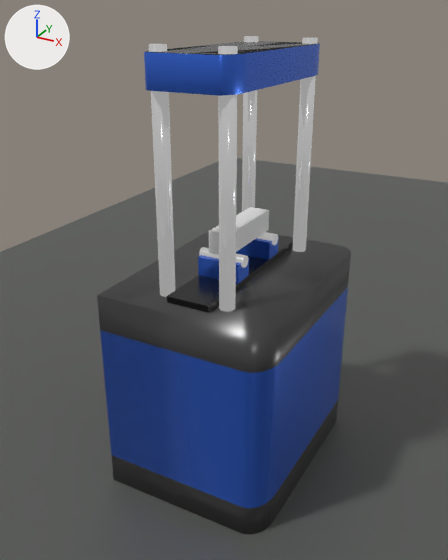
Renders of the Blender file blend/escenario-flexion.blend from each side of a commit.
Both versions are drawn from a 50 mm camera at (1.85, -0.08, 3.18) aimed at (-0.07, 3.41, 1.44). Arrows for +X, +Y and +Z are at upper left; the lights stay in place.
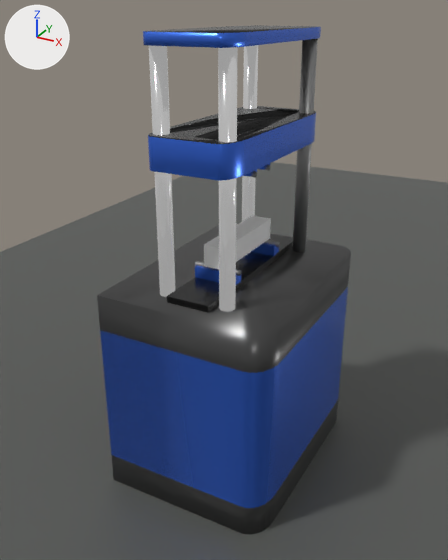
Where the newer file only moved an object's origin or applied its transform, the numbers keep the older frame.

Patch to the scene script:
```diff
--- a/blend/escenario-flexion.blend.py
+++ b/blend/escenario-flexion.blend.py
@@ me_cylinder_005 @@
 me_cylinder_005.from_pydata(...)  # 64 vertices, 34 faces; spans x -0.05..0.05, y -0.05..0.05, z -0.75..0.75
-me_cylinder_005.materials.append(mat_material_001)  # grey #8e8e8e
+me_cylinder_005.materials.append(mat_materialsoporte)  # grey #9a9a9a
@@ me_cylinder_001 @@
 me_cylinder_001.from_pydata(...)  # 64 vertices, 34 faces; spans x -0.04..0.04, y -0.04..0.04, z -0.15..0.15
 # used by ob_cylinder_001; location = (0.0, 3.277, 1.67); rotation_euler = (0.0, 1.571, 0.0), in degrees (0, 90, 0); scale = (1.0, 1.0, 1.1)
+# me_cylinder_001 part 1: the whole mesh is scaled about its middle by (0.475, 0.475, 0.167)
 me_cylinder_001.materials.append(mat_material_001)
@@ me_plane_005 @@
 # used by ob_plane_005; location = (0.0, 3.752, 1.542); scale = (1.0, 0.507, 1.0)
 # verts and faces of me_plane_005; kept vertices keep their numbers, new ones are numbered from 8
-me_plane_005.from_pydata(...)  # 8 vertices, 6 faces; spans x -0.15..0.15, y -0.15..0.15, z 0.0..0.129
-me_plane_005.materials.append(mat_material_005)  # blue #3f71e7
+me_plane_005.from_pydata(...)  # 8 vertices, 6 faces; spans x -0.1..0.1, y -0.812..-0.182, z 0.721..0.743
+# me_plane_005 part 2
+delete_vertices([*range(0, 8)])  # with the faces that use them
+# me_plane_005 part 3
+verts[8] = (-0.1, -0.812, 0.743)
+verts[9] = (-0.1, -0.182, 0.743)
+verts[10] = (-0.1, -0.182, 0.721)
+verts[11] = (-0.1, -0.812, 0.721)
+for new, old in zip([*range(12, 16)], [*range(8, 12)]): verts[new] = verts[old] + (0.2, 0.0, 0.0)
+faces += [(8, 9, 13, 12), (10, 11, 15, 14), (9, 10, 14, 13), (8, 12, 15, 11), (12, 13, 14, 15), (8, 11, 10, 9)]
+# me_plane_005 part 4: the surface is now shaded flat
+me_plane_005.materials.append(mat_material_steel_plate)  # black #323232
@@ me_cylinder_002 @@
 me_cylinder_002.from_pydata(...)  # 64 vertices, 34 faces; spans x -0.04..0.04, y -0.04..0.04, z -0.15..0.15
 # used by ob_cylinder_002; location = (0.0, 3.752, 1.67); rotation_euler = (0.0, 1.571, 0.0), in degrees (0, 90, 0); scale = (1.0, 1.0, 1.09)
+# me_cylinder_002 part 5: the whole mesh is scaled about its middle by (0.475, 0.475, 0.167)
 me_cylinder_002.materials.append(mat_material_001)
@@ ob_plane_001 @@
 ob_plane_001 = bpy.data.objects.new('Plane.001', me_plane_001)
-ob_plane_001.location = (0.0, 3.5, 2.767)
+ob_plane_001.location = (0.0, 3.5, 2.32)
 ob_plane_001.scale = (0.586, 1.37, 4.55)
@@ ob_plane_002 @@
 ob_plane_002 = bpy.data.objects.new('Plane.002', me_plane_002)
-ob_plane_002.location = (0.0, 3.277, 1.542)
-ob_plane_002.scale = (1.0, 0.507, 1.0)
+ob_plane_002.location = (0.0, 3.2, 1.542)
+ob_plane_002.scale = (1.0, 0.296, 0.595)
 _m = ob_plane_002.modifiers.new('Boolean', 'BOOLEAN')
@@ ob_cylinder_001 @@
 ob_cylinder_001 = bpy.data.objects.new('Cylinder.001', me_cylinder_001)
-ob_cylinder_001.location = (0.0, 3.277, 1.67)
+ob_cylinder_001.location = (0.0, 3.8, 1.618)
 ob_cylinder_001.rotation_euler = (0.0, 1.571, 0.0)  # degrees (0, 90, 0)
-ob_cylinder_001.scale = (1.0, 1.0, 1.1)
+ob_cylinder_001.scale = (1.0, 1.0, -6.57)
@@ ob_cylinder_002 @@
 ob_cylinder_002 = bpy.data.objects.new('Cylinder.002', me_cylinder_002)
-ob_cylinder_002.location = (0.0, 3.752, 1.67)
+ob_cylinder_002.location = (0.0, 3.4, 2.219)
 ob_cylinder_002.rotation_euler = (0.0, 1.571, 0.0)  # degrees (0, 90, 0)
-ob_cylinder_002.scale = (1.0, 1.0, 1.09)
+ob_cylinder_002.scale = (1.0, 1.0, -6.57)
@@ ob_cube @@
 ob_cube = bpy.data.objects.new('Cube', me_cube)
-ob_cube.location = (0.0, 3.514, 1.785)
-ob_cube.scale = (0.0753, 0.3, 0.0747)
+ob_cube.location = (0.0, 3.499, 1.712)
+ob_cube.scale = (0.0753, 0.35, 0.0747)
@@ ob_plane_008 @@
+ob_plane_008 = bpy.data.objects.new('Plane.008', me_plane_020)  # a box spanning x -0.15..0.15, y -0.15..0.15, z 0.0..0.129; in mat_material_005 (blue #3f71e7); modifiers BOOLEAN
+ob_plane_008.location = (0.0, 3.6, 2.262)
+ob_plane_008.rotation_euler = (3.142, 0.0, 0.0)  # degrees (180, 0, 0)
+ob_plane_008.scale = (1.0, 0.296, 0.359)
@@ ob_cylinder_007 @@
+ob_cylinder_007 = bpy.data.objects.new('Cylinder.007', me_cylinder_018)  # a 32-sided cylinder along z spanning x -0.019..0.019, y -0.019..0.019, z -0.025..0.025; in mat_materialsoporte (grey #9a9a9a)
+ob_cylinder_007.location = (0.0, 3.6, 2.219)
+ob_cylinder_007.rotation_euler = (-3.142, 4.712, 0.0)  # degrees (-180, 270, 0)
+ob_cylinder_007.scale = (1.0, 1.0, -6.57)
@@ ob_plane_006 @@
+ob_plane_006 = bpy.data.objects.new('Plane.006', me_plane_018)  # a box spanning x -0.15..0.15, y -0.15..0.15, z 0.0..0.129; in mat_material_005 (blue #3f71e7); modifiers BOOLEAN
+ob_plane_006.location = (0.0, 3.4, 2.262)
+ob_plane_006.rotation_euler = (3.142, 0.0, 0.0)  # degrees (180, 0, 0)
+ob_plane_006.scale = (1.0, 0.296, 0.359)
@@ ob_plane_007 @@
+ob_plane_007 = bpy.data.objects.new('Plane.007', me_plane_013)  # a box spanning x -0.15..0.15, y -0.15..0.15, z 0.0..0.129; in mat_material_005 (blue #3f71e7); modifiers BOOLEAN
+ob_plane_007.location = (0.0, 3.8, 1.542)
+ob_plane_007.scale = (1.0, 0.296, 0.595)
@@ ob_cylinder_009 @@
+ob_cylinder_009 = bpy.data.objects.new('Cylinder.009', me_cylinder_018.copy())
+ob_cylinder_009.location = (0.0, 3.2, 1.618)
+ob_cylinder_009.rotation_euler = (0.0, 1.571, 0.0)  # degrees (0, 90, 0)
+ob_cylinder_009.scale = (1.0, 1.0, -6.57)
@@ ob_plane_004 @@
+ob_plane_004 = bpy.data.objects.new('Plane.004', me_plane_001.copy())  # the mesh of ob_plane_001; modifiers BOOLEAN, BOOLEAN, BOOLEAN, BOOLEAN
+ob_plane_004.location = (0.0, 3.5, 2.998)
+ob_plane_004.scale = (0.586, 1.37, 1.59)
```

What differs and where, as boxes [x1, y1, x2, y2] in the pictures (448 x 560 px):
'Plane.001', recoloured, moved: before [144, 41, 320, 96]; after [148, 106, 316, 181]
'Plane.004', added (blue): after [143, 25, 321, 48]
'Cylinder.005', recoloured: [293, 38, 318, 252] in both
'Cube', moved, rescaled (11% wider, 10% taller): before [209, 207, 269, 255]; after [204, 216, 271, 269]
'Plane.002', moved, rescaled, reshaped (10% narrower, 28% shorter): before [198, 255, 249, 283]; after [195, 265, 241, 285]
'Plane.005', reshaped, mesh rescaled (not visible afterwards): before [236, 236, 279, 260]
'Cylinder.001', moved, rescaled: before [199, 247, 248, 268]; after [264, 240, 280, 247]
'Plane.007', added: after [251, 243, 279, 256]
'Cylinder.002', moved, rescaled: before [257, 232, 278, 245]; after [244, 171, 257, 178]
'Cylinder.009', added: after [195, 261, 242, 276]
'Plane.006', added: after [245, 170, 257, 176]
'Plane.008', added: after [259, 163, 270, 169]
part 2 of me_plane_005, deleted (blue): before [236, 236, 279, 260]
